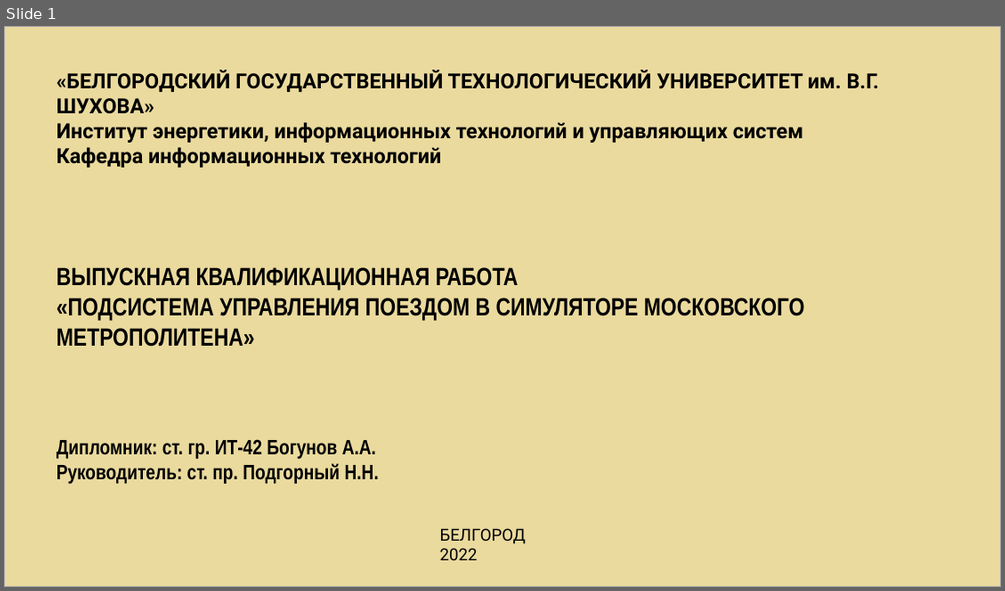
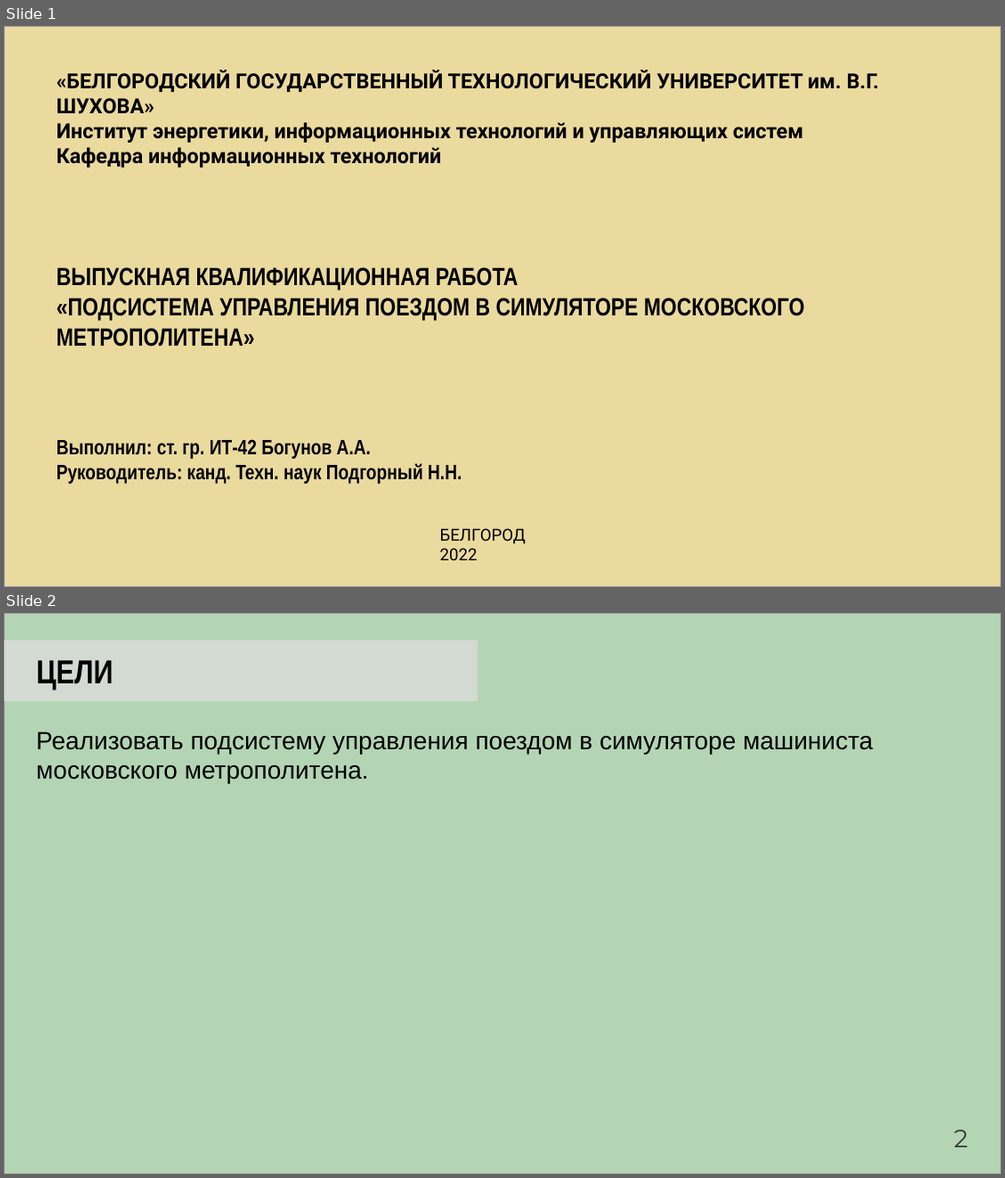
Before and after one commit to Artemor31/Files, a slide deck: Готовые части/NormPreza.pptx. Shown one above the other, each under a label of ours: slide 1 before the commit, slides 1 and 2 after it. The pictures are 1005x591 and 1005x1178 pixels, drawn with LibreOffice and Linux fonts; fonts in the diff are those of the drawing. Boxes give left, top, right and bottom in pixels: in the first picture for what was removed or moved away, otherwise in the second. Text is boxed around its words. In the diff, an @@ line names an element or a change of style, - is before the commit and + after.

```diff
--- a/Готовые части/NormPreza.pptx
+++ b/Готовые части/NormPreza.pptx
@@ slide 2 added at (4, 613, 1001, 1174), background #FFFFFF @@
@@ rectangle added at (4, 613, 1001, 1174), fill #B3D5B4, outline #A3A3A3 1 pt @@
@@ rectangle added at (4, 640, 477, 700), fill #DDDDDD at 75% opacity @@
@@ text added at (36, 660, 113, 690), 32 pt, text #000000, bold @@
+ЦЕЛИ
@@ text added at (36, 731, 873, 783), 24 pt, text #000000 @@
+Реализовать подсистему управления поездом в симуляторе машиниста московского метрополитена.
@@ text added at (954, 1129, 968, 1147), 24 pt, text #3A3A3A @@
+2
@@ slide 1 changed as well @@
@@ text at (57, 439, 461, 483): text changed @@
-Дипломник: ст. гр. ИТ-42 Богунов А.А.
-Руководитель: ст. пр. Подгорный Н.Н.
+Выполнил: ст. гр. ИТ-42 Богунов А.А.
+Руководитель: канд. Техн. наук Подгорный Н.Н.
```
Also in this commit, not shown: 11 other slides changed, 3 other slides added, 1 slide removed.
